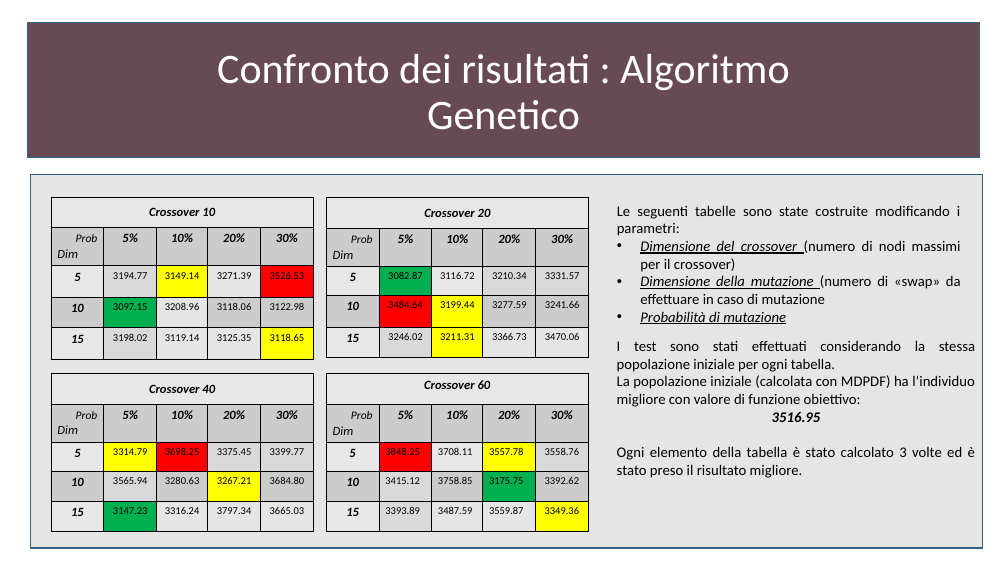
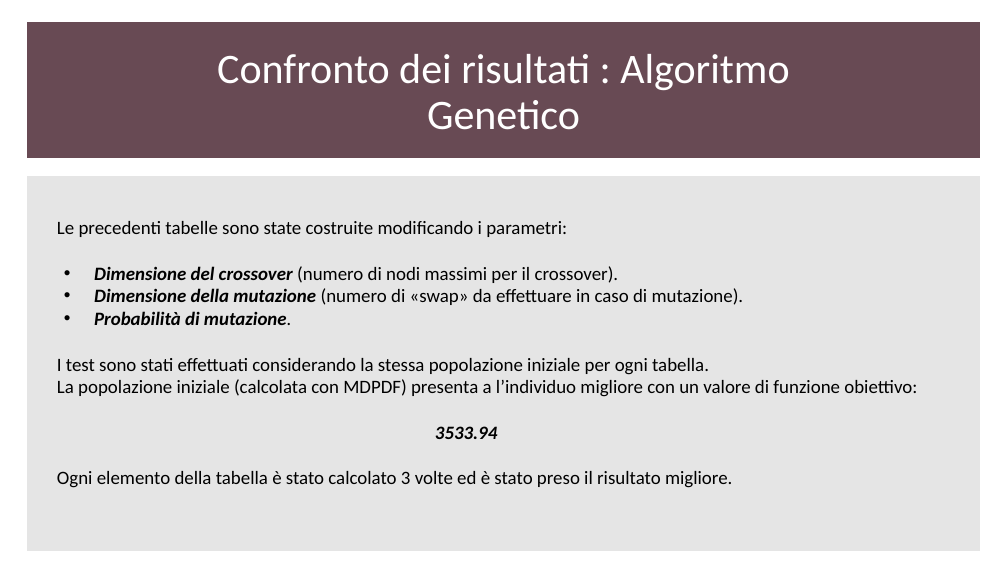
Before and after one commit to gdr-98/Greedy-heuristics-and-genetic-algorithm-for-a-CVRPTW-problem-resolution-, a slide deck: slide 32 of Elaborato.pptx (slide 29 before the commit). Drawn at 1008x567 pixels with LibreOffice and Linux fonts; fonts in the diff are those of the drawing. Boxes give left, top, right and bottom in pixels: in the first picture for what was removed or moved away, otherwise in the second. Text is boxed around its words. In the diff, an @@ line names an element or a change of style, - is before the commit and + after.

```diff
--- a/Elaborato.pptx
+++ b/Elaborato.pptx
@@ rectangle at bbox=[27, 23, 980, 157]: outline #306684 1 pt to #684A54 1 pt @@
@@ rectangle "Le precedenti tabelle sono state ..." at bbox=[27, 177, 980, 551]: outline #306684 1 pt to #E5E5E5 1 pt @@
@@ table removed at bbox=[51, 197, 315, 360], 5 rows, 5 columns @@
-Crossover 10 |  |  |  | 
-Prob / Dim | 5% | 10% | 20% | 30%
-5 | 3194.77 | 3149.14 | 3271.39 | 3526.53
-10 | 3097.15 | 3208.96 | 3118.06 | 3122.98
-15 | 3198.02 | 3119.14 | 3125.35 | 3118.65
@@ table removed at bbox=[327, 198, 590, 358], 5 rows, 5 columns @@
-Crossover 20 |  |  |  | 
-Prob / Dim | 5% | 10% | 20% | 30%
-5 | 3082.87 | 3116.72 | 3210.34 | 3331.57
-10 | 3484.64 | 3199.44 | 3277.59 | 3241.66
-15 | 3246.02 | 3211.31 | 3366.73 | 3470.06
@@ text removed at bbox=[617, 205, 961, 324] @@
-Le seguenti tabelle sono state costruite modificando i parametri:
-• Dimensione del crossover (numero di nodi massimi per il crossover)
-• Dimensione della mutazione (numero di «swap» da effettuare in caso di mutazione
-• Probabilità di mutazione
@@ text in rectangle at bbox=[57, 221, 917, 488]: text added @@
+Le precedenti tabelle sono state costruite modificando i parametri:
+  • Dimensione del crossover (numero di nodi massimi per il crossover).
+  • Dimensione della mutazione (numero di «swap» da effettuare in caso di mutazione).
+  • Probabilità di mutazione.
+I test sono stati effettuati considerando la stessa popolazione iniziale per ogni tabella.
+La popolazione iniziale (calcolata con MDPDF) presenta a l’individuo migliore con un valore di funzione obiettivo:
+3533.94
+Ogni elemento della tabella è stato calcolato 3 volte ed è stato preso il risultato migliore.
@@ text removed at bbox=[617, 340, 975, 478] @@
-I test sono stati effettuati considerando la stessa popolazione iniziale per ogni tabella.
-La popolazione iniziale (calcolata con MDPDF) ha l’individuo migliore con valore di funzione obiettivo:
-3516.95
-Ogni elemento della tabella è stato calcolato 3 volte ed è stato preso il risultato migliore.
@@ table removed at bbox=[51, 374, 315, 532], 5 rows, 5 columns @@
-Crossover 40 |  |  |  | 
-Prob / Dim | 5% | 10% | 20% | 30%
-5 | 3314.79 | 3698.25 | 3375.45 | 3399.77
-10 | 3565.94 | 3280.63 | 3267.21 | 3684.80
-15 | 3147.23 | 3316.24 | 3797.34 | 3665.03
@@ table removed at bbox=[327, 374, 590, 532], 5 rows, 5 columns @@
-Crossover 60 |  |  |  | 
-Prob / Dim | 5% | 10% | 20% | 30%
-5 | 3848.25 | 3708.11 | 3557.78 | 3558.76
-10 | 3415.12 | 3758.85 | 3175.75 | 3392.62
-15 | 3393.89 | 3487.59 | 3559.87 | 3349.36
```
Also in this commit, not shown: 8 other slides changed, 5 slides added.
